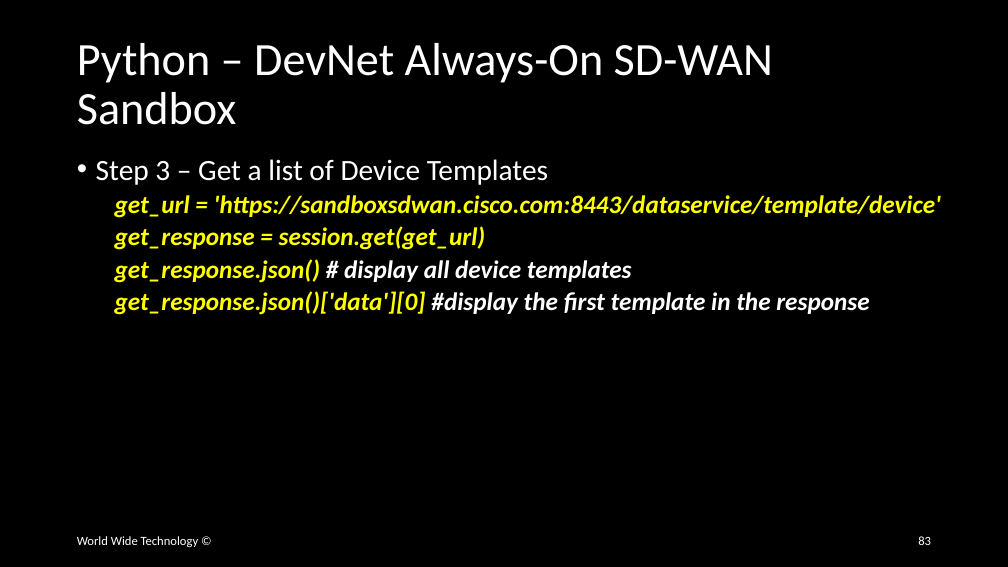
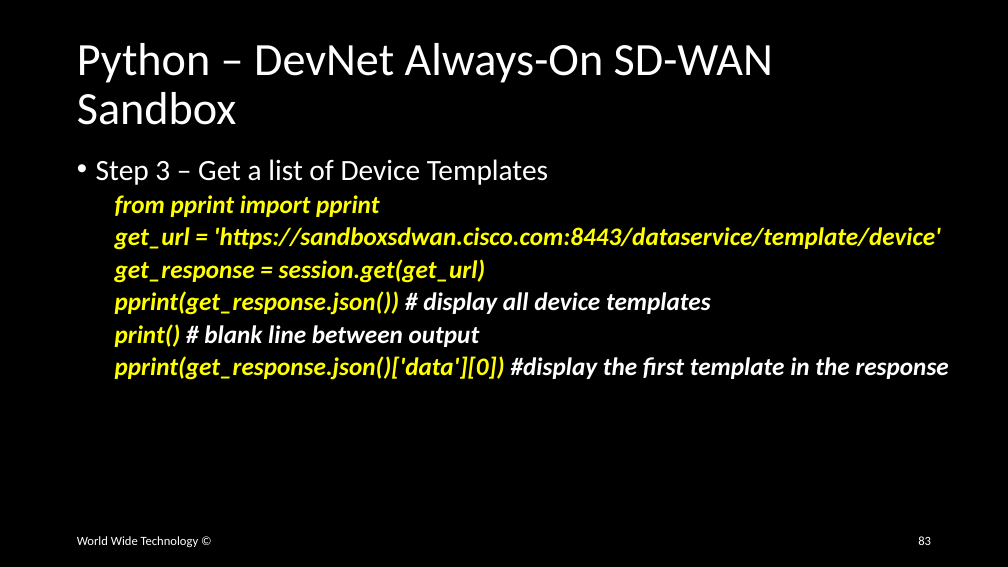
Before and after one commit to wwt/curl-requests-foundations, a slide deck: slide 83 of curl-requests-foundations.pptx. Drawn at 1008x567 pixels with LibreOffice and Linux fonts; fonts in the diff are those of the drawing. Boxes give left, top, right and bottom in pixels: in the first picture for what was removed or moved away, otherwise in the second. Text is boxed around its words. In the diff, an @@ line names an element or a change of style, - is before the commit and + after.

Commit message:
Updated SD-WAN Python slides

```diff
--- a/curl-requests-foundations.pptx
+++ b/curl-requests-foundations.pptx
@@ text at <box>115,195,379,217</box>: paragraph added @@
+  from pprint import pprint
@@ text at <box>115,291,949,380</box>: text changed @@
-  get_response.json() # display all device templates
-  get_response.json()['data'][0] #display the first template in the response
+  pprint(get_response.json()) # display all device templates
+  print() # blank line between output
+  pprint(get_response.json()['data'][0]) #display the first template in the response
```
Also in this commit, not shown: 4 other slides changed.
